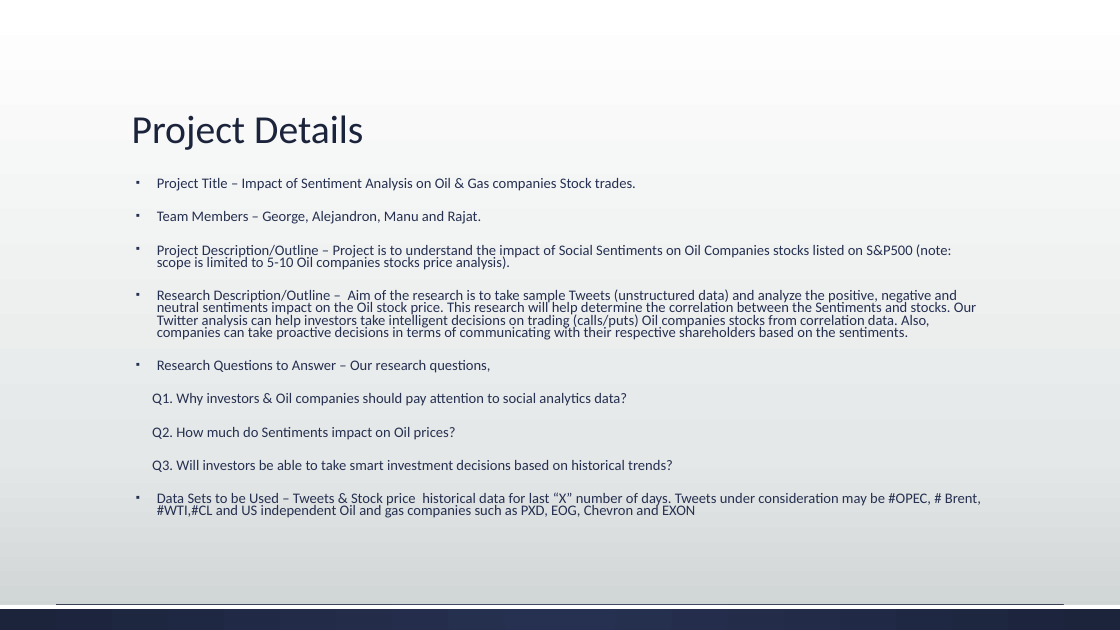
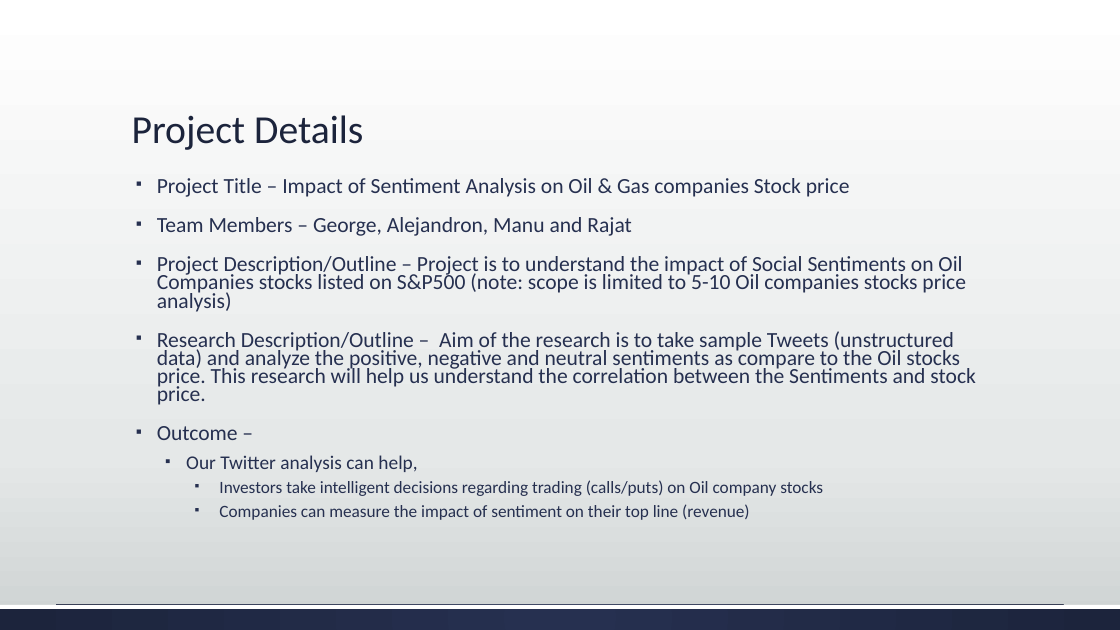
Before and after one commit to manupem231/GAMER, a slide deck: slide 2 of Sentiment Analysis on Oil.pptx. Drawn at 1120x630 pixels with LibreOffice and Linux fonts; fonts in the diff are those of the drawing. Boxes give left, top, right and bottom in pixels: in the first picture for what was removed or moved away, otherwise in the second. Text is boxed around its words. In the diff, an @@ line names an element or a change of style, - is before the commit and + after.

```diff
--- a/Sentiment Analysis on Oil.pptx
+++ b/Sentiment Analysis on Oil.pptx
@@ text at (157, 178, 976, 520): text changed; size 12.5 to 18.5 pt @@
-▪ Project Title – Impact of Sentiment Analysis on Oil & Gas companies Stock trades.
-▪ Team Members – George, Alejandron, Manu and Rajat.
-▪ Project Description/Outline – Project is to understand the impact of Social Sentiments on Oil Companies stocks listed on S&P500 (note: scope is limited to 5-10 Oil companies stocks price analysis).
-▪ Research Description/Outline – Aim of the research is to take sample Tweets (unstructured data) and analyze the positive, negative and neutral sentiments impact on the Oil stock price. This research will help determine the correlation between the Sentiments and stocks. Our Twitter analysis can help investors take intelligent decisions on trading (calls/puts) Oil companies stocks from correlation data. Also, companies can take proactive decisions in terms of communicating with their respective shareholders based on the sentiments.
-▪ Research Questions to Answer – Our research questions,
-Q1. Why investors & Oil companies should pay attention to social analytics data?
-Q2. How much do Sentiments impact on Oil prices?
-Q3. Will investors be able to take smart investment decisions based on historical trends?
-▪ Data Sets to be Used – Tweets & Stock price historical data for last “X” number of days. Tweets under consideration may be #OPEC, # Brent, #WTI,#CL and US independent Oil and gas companies such as PXD, EOG, Chevron and EXON
+▪ Project Title – Impact of Sentiment Analysis on Oil & Gas companies Stock price
+▪ Team Members – George, Alejandron, Manu and Rajat
+▪ Project Description/Outline – Project is to understand the impact of Social Sentiments on Oil Companies stocks listed on S&P500 (note: scope is limited to 5-10 Oil companies stocks price analysis)
+▪ Research Description/Outline – Aim of the research is to take sample Tweets (unstructured data) and analyze the positive, negative and neutral sentiments as compare to the Oil stocks price. This research will help us understand the correlation between the Sentiments and stock price.
+▪ Outcome –
+  ▪ Our Twitter analysis can help,
+    ▪ Investors take intelligent decisions regarding trading (calls/puts) on Oil company stocks
+    ▪ Companies can measure the impact of sentiment on their top line (revenue)
```
Also in this commit, not shown: 1 slide added.
